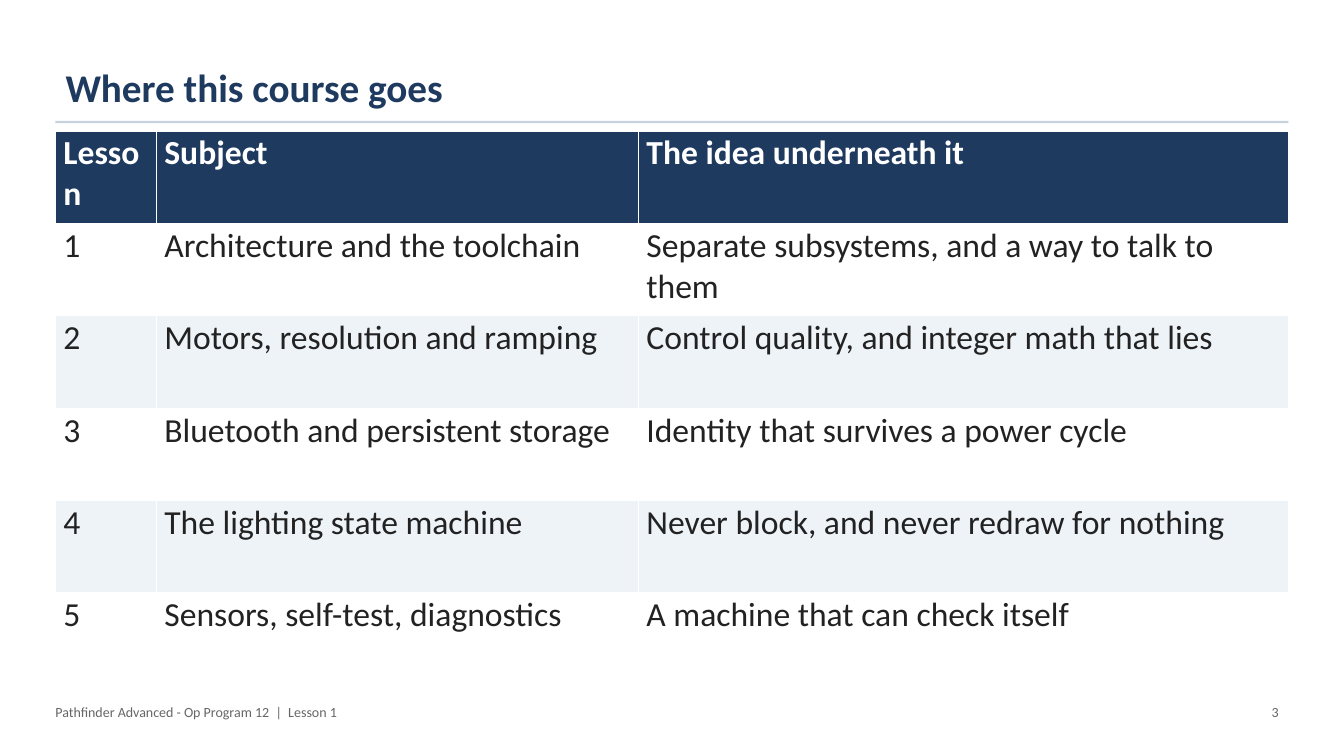
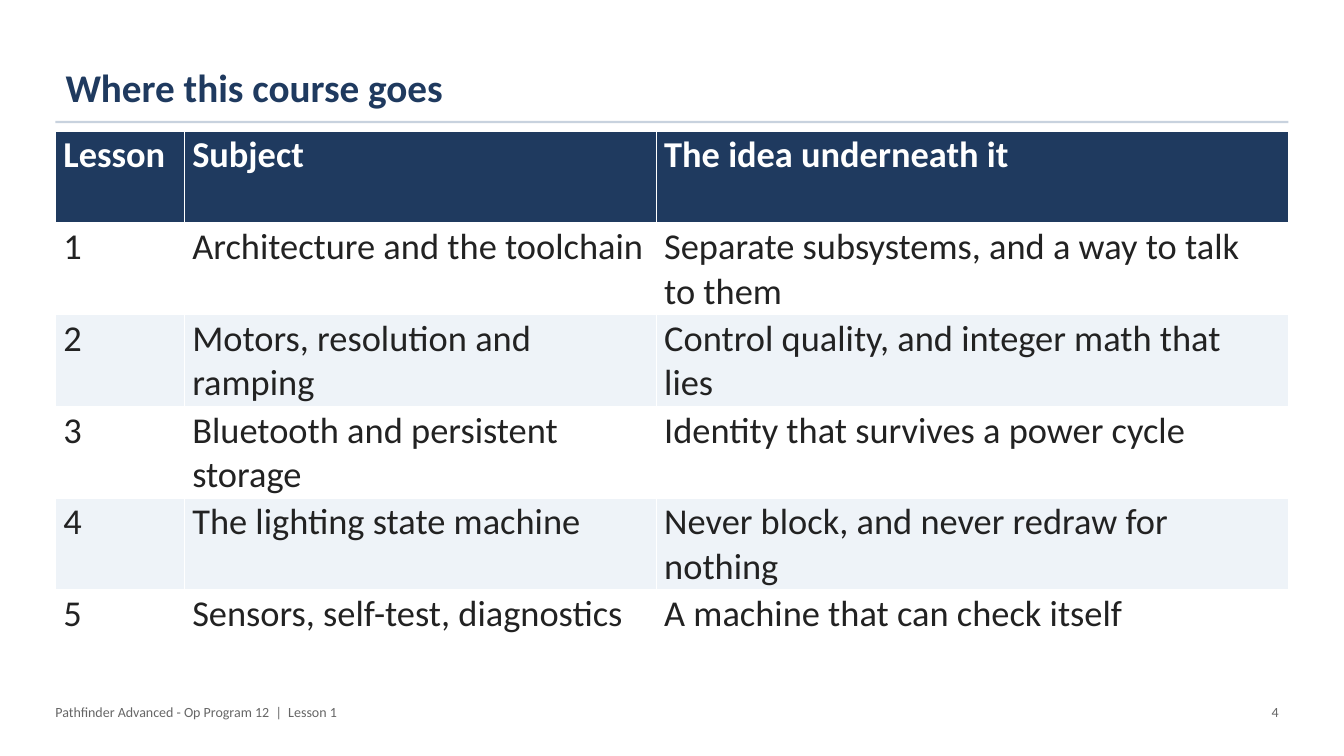
Before and after one commit to PorpoiseRobotics/porpoise-robotics, a slide deck: slide 4 of ground-vehicle/docs/courses/advanced/l1_architecture_and_toolchain.pptx. Drawn at 1344x756 pixels with LibreOffice and Linux fonts; fonts in the diff are those of the drawing. Boxes give left, top, right and bottom in pixels: in the first picture for what was removed or moved away, otherwise in the second. Text is boxed around its words. In the diff, an @@ line names an element or a change of style, - is before the commit and + after.

```diff
--- a/ground-vehicle/docs/courses/advanced/l1_architecture_and_toolchain.pptx
+++ b/ground-vehicle/docs/courses/advanced/l1_architecture_and_toolchain.pptx
@@ table at (x1=55, y1=131, x2=1289, y2=683) @@
@@ size 24 to 26 pt @@
@@ text at (x1=1272, y1=708, x2=1279, y2=717): text changed @@
-3
+4
```
Also in this commit, not shown: 19 other slides changed, 16 other files.
